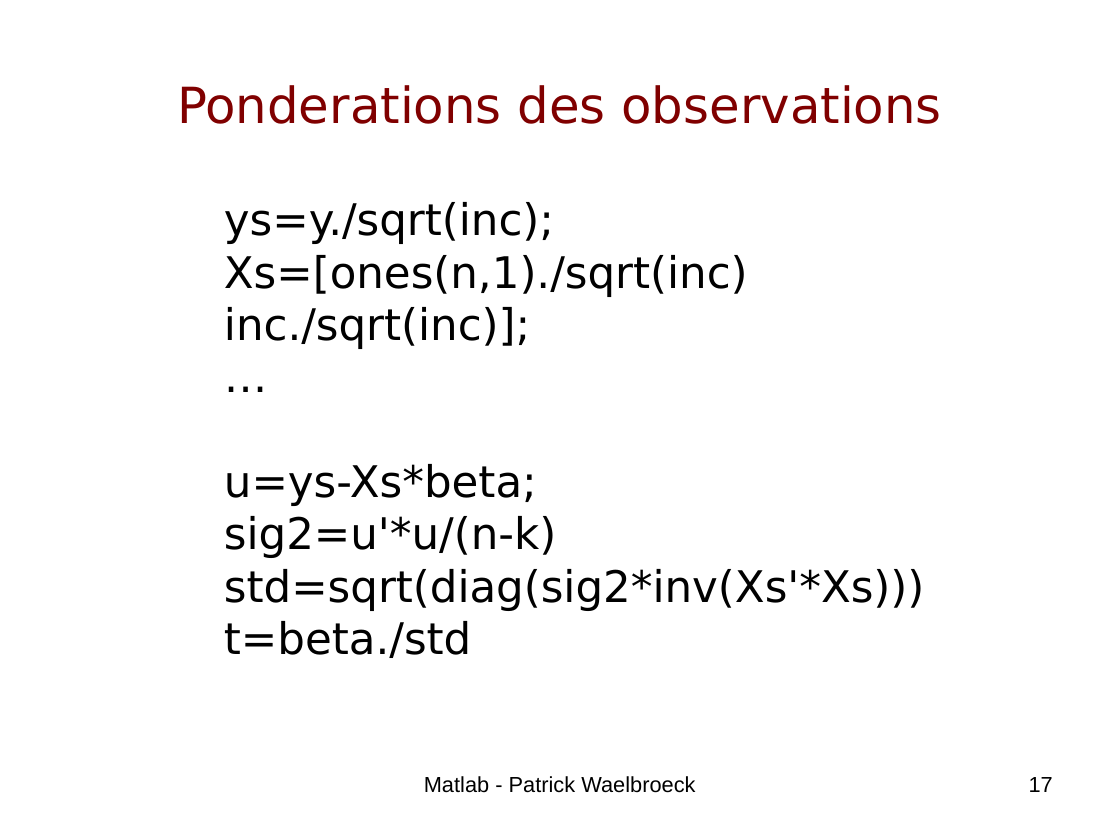
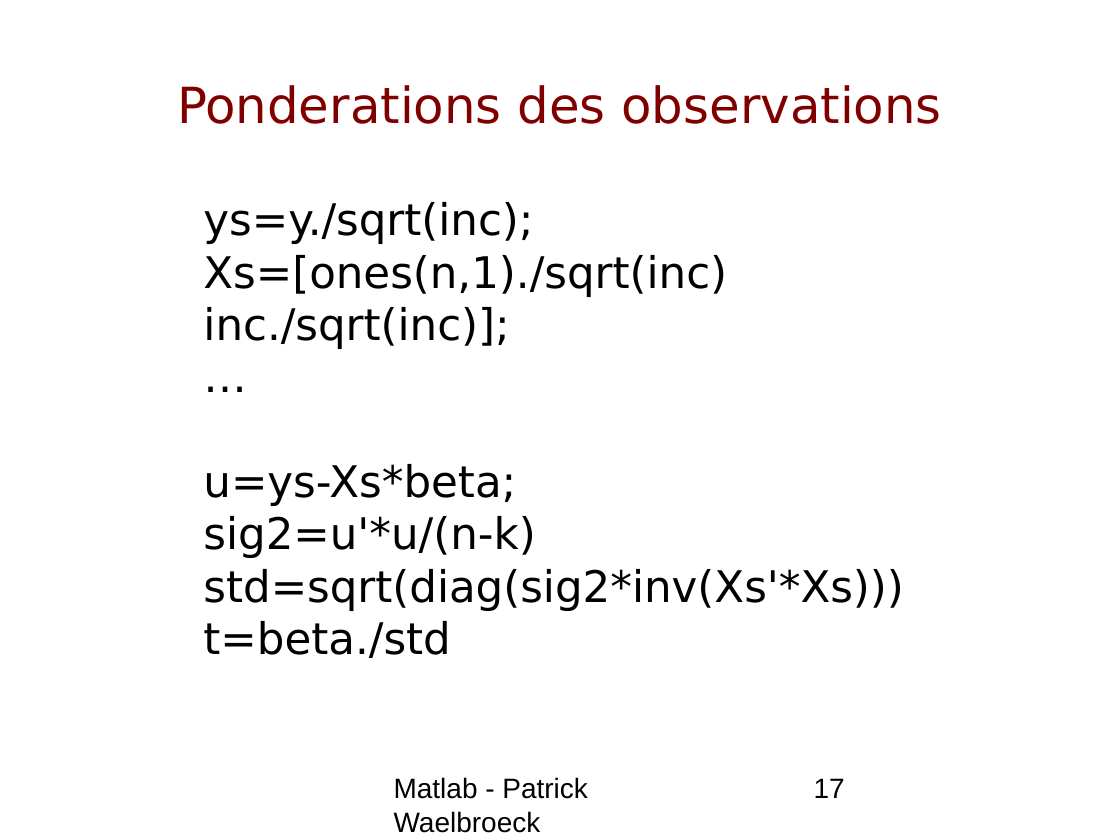
Before and after one commit to aroville/mastere-bgd, a slide deck: slide 17 of econometry/cours/Matlab4.ppt. Drawn at 1120x840 pixels with LibreOffice and Linux fonts; fonts in the diff are those of the drawing; background and template pictures are left out. Boxes give left, top, right and bottom in pixels: in the first picture for what was removed or moved away, otherwise in the second. Text is boxed around its words. In the diff, an @@ line names an element or a change of style, - is before the commit and + after.

```diff
--- a/econometry/cours/Matlab4.ppt
+++ b/econometry/cours/Matlab4.ppt
@@ text "ys=y./sqrt(inc);": place and size @@
-text "ys=y./sqrt(inc);" at [224, 202, 924, 611]
+text "ys=y./sqrt(inc);" at [203, 202, 903, 611]
@@ text "Matlab - Patrick Waelbroeck" at [394, 777, 588, 833]: size 14 to 18 pt; alignment centre to left @@
@@ page number at [814, 778, 845, 798]: size 14 to 18 pt; alignment right to left @@
```
Also in this commit, not shown: 22 other slides changed, 8 other files.
